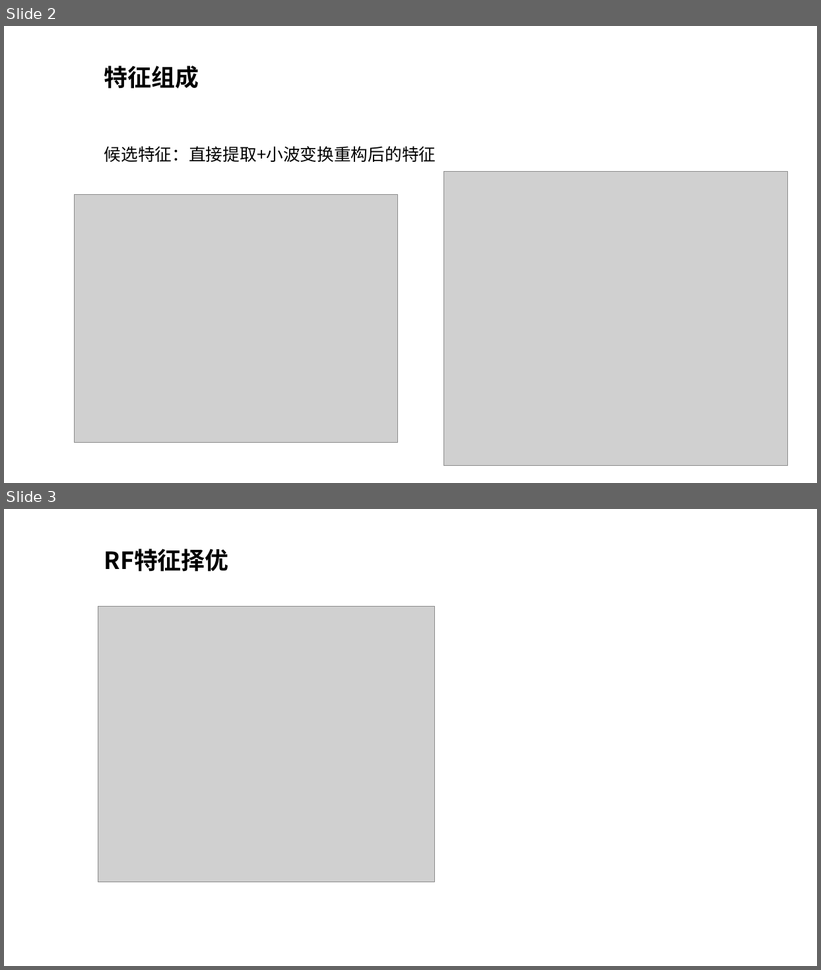
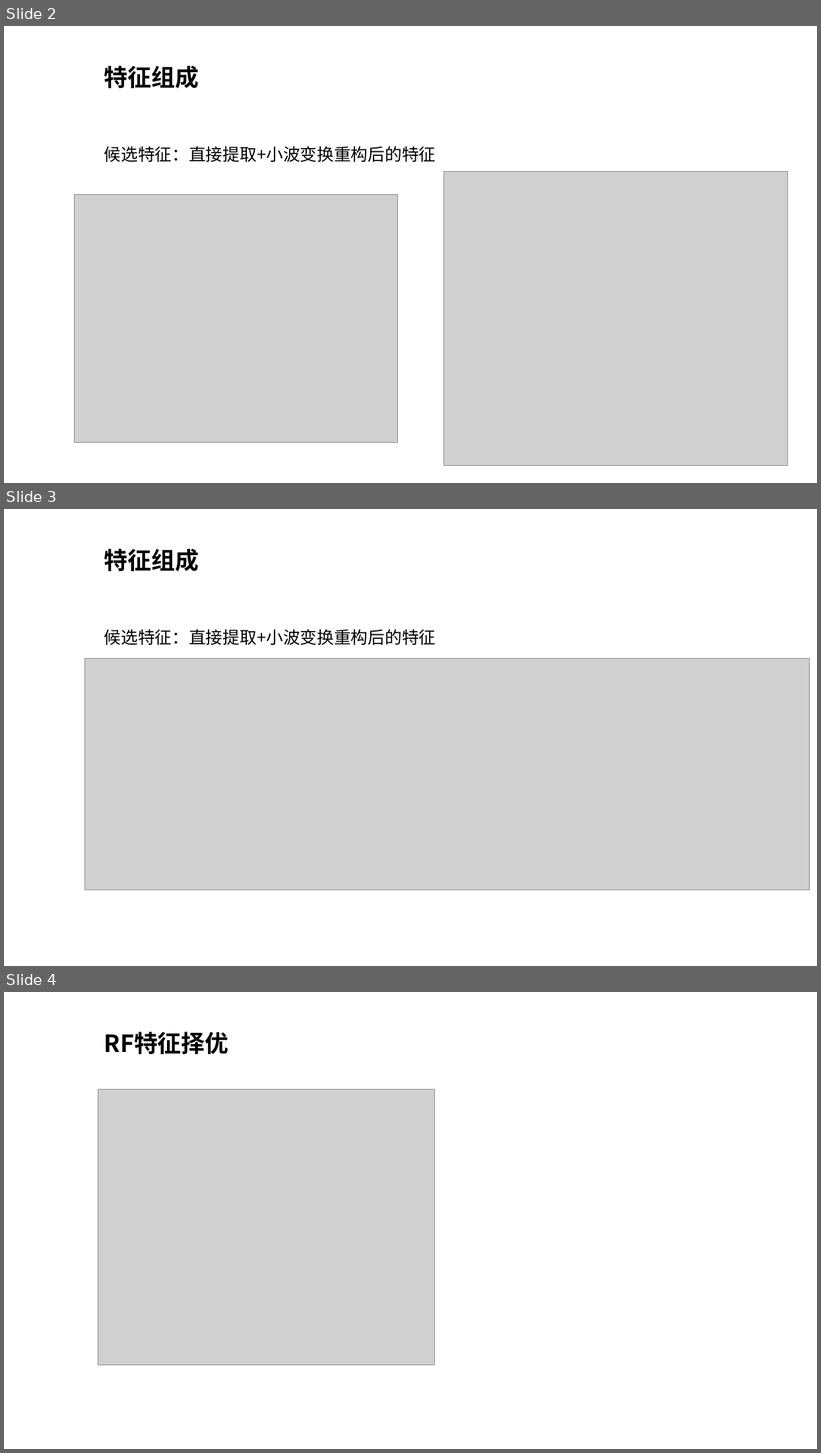
Before and after one commit to lucking666/sys, a slide deck: 卢老师论文汇报/1101汇报.pptx. Shown one above the other, each under a label of ours: slides 2 and 3 before the commit, slides 2, 3 and 4 after it. The pictures are 821x970 and 821x1453 pixels, drawn with LibreOffice and Linux fonts; fonts in the diff are those of the drawing; grey boxes stand for pictures. Boxes give left, top, right and bottom in pixels: in the first picture for what was removed or moved away, otherwise in the second. Text is boxed around its words. In the diff, an @@ line names an element or a change of style, - is before the commit and + after.

```diff
--- a/卢老师论文汇报/1101汇报.pptx
+++ b/卢老师论文汇报/1101汇报.pptx
@@ slide 3 added at (4,509,817,966), background #FFFFFF @@
@@ text added at (104,549,436,645), 20 pt, text #000000 @@
+特征组成
+候选特征：直接提取+小波变换重构后的特征
@@ picture added at (85,658,810,890) @@
@@ what was slide 3 is now slide 4 @@
```
Also in this commit, not shown: 2 slides changed, 14 other slides added, 3 other files.
